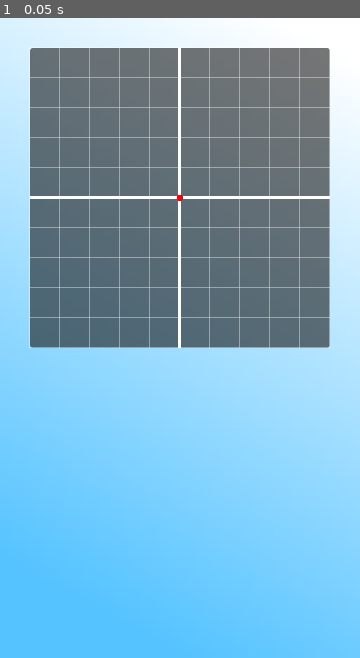
Above: before the commit, frame 1.
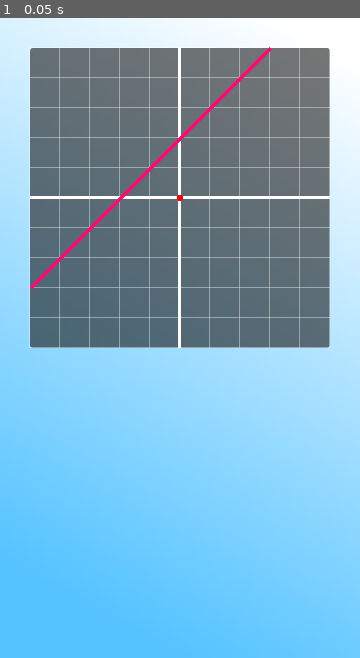
Above: after the commit, the same moment.

Repository: RafaelMVDev/funxy-ahsd-functions-learnings-app
Game: Godot game, scene res://jogo_tanaka.tscn
The game is run twice, just before and just after one commit, with the same random seed, the same clock (stepped at 60 frames per second) and the same inputs. This scene is started directly instead of the project's main scene.
Inputs:
- Up to frame 1 (0.05 s): no input

The runs differ from the first frame. In frame 1, 0.5% of the frame differs, in the area x 8-76%, y 4-43%.

Commit message:
feat(canvas): desenha função afim estendida até os limites do plano cartesiano

Diff:
--- /dev/null
+++ b/fun-xy/funcao_matematica.gd
@@ -0,0 +1,4 @@
+extends StaticBody2D
+
+func _ready() -> void:
+	pass
--- a/fun-xy/fundo_plano_cartesiano.gd
+++ b/fun-xy/fundo_plano_cartesiano.gd
@@ -1,9 +1,12 @@
 extends PanelContainer
 
+var ponto_central: Vector2 = Vector2(size/2)
+var tamanho: Vector2 = Vector2(size)
+var origem: Vector2 = Vector2.ZERO
 
 # Called when the node enters the scene tree for the first time.
 func _ready() -> void:
-	$MalhaPlanoCartesiano.inicializar_tamanho(size)
+	print("Tamanho: ", tamanho)
 
 
 # Called every frame. 'delta' is the elapsed time since the previous frame.
--- /dev/null
+++ b/fun-xy/grafico.gd
@@ -0,0 +1,52 @@
+extends Node2D
+
+@onready var linha: Line2D = $Line2D
+@onready var posicao_pai = get_parent().global_position
+
+var comeco_x: float #Posição em pixels do máximo negativo de x
+
+var fim_x: float #Posição em pixels do máximo positivo de x
+
+var limite_y: float #Posição em pixels do máximo nagativo de y
+
+var topo_y: float #Posição em pixels do máximo positivo de y
+
+var ponto_central: Vector2
+
+var unidade: float
+
+var escala_pixel: float
+
+func _ready() -> void:
+	var PlanoCartesiano = get_parent()
+	var Malha = get_node("../MalhaPlanoCartesiano")
+	comeco_x = PlanoCartesiano.origem.x
+	fim_x = comeco_x + PlanoCartesiano.size.x
+	limite_y = PlanoCartesiano.origem.y + PlanoCartesiano.size.y
+	topo_y = PlanoCartesiano.origem.y
+	ponto_central = PlanoCartesiano.ponto_central
+	escala_pixel = PlanoCartesiano.size.x / (Malha.alcance_x.y - Malha.alcance_x.x)
+	desenhar_função()
+	print(comeco_x)
+	print(fim_x)
+	print(limite_y)
+	print(topo_y)
+	print(ponto_central)
+	print(ponto_central)
+	print(escala_pixel)
+
+func calcular_funcao(valor_x): #Depois precisa do argumento "variável"
+	var fx = - 2*escala_pixel + (ponto_central.y + (ponto_central.x - valor_x))
+	#var fx = ponto_central.y + (ponto_central.x - valor_x)
+	return fx
+
+func desenhar_função():
+	var x = comeco_x
+	var y = 0
+
+	while(x<fim_x):
+		y = calcular_funcao(x)
+		x += 1
+		if (y>limite_y) or (y<topo_y):
+			continue
+		$Line2D.add_point(Vector2(x, y))
--- a/fun-xy/jogo_tanaka.tscn
+++ b/fun-xy/jogo_tanaka.tscn
@@ -2,6 +2,7 @@
 
 [ext_resource type="Script" uid="uid://b217q64j6vrop" path="res://fundo_plano_cartesiano.gd" id="1_gpm53"]
 [ext_resource type="Script" uid="uid://cp3qohxsj4sxs" path="res://malha_plano_cartesiano.gd" id="2_bq6yp"]
+[ext_resource type="Script" uid="uid://cm5n25siilx6t" path="res://grafico.gd" id="3_bq6yp"]
 
 [sub_resource type="Gradient" id="Gradient_g5kuq"]
 colors = PackedColorArray(0.33333334, 0.7647059, 1, 1, 1, 1, 1, 1)
@@ -18,6 +19,8 @@
 anchor_bottom = 1.0
 grow_horizontal = 2
 grow_vertical = 2
+size_flags_horizontal = 4
+size_flags_vertical = 0
 
 [node name="FundoAzul" type="TextureRect" parent="." unique_id=218444167]
 layout_mode = 1
@@ -32,13 +35,32 @@
 [node name="FundoPlanoCartesiano" type="PanelContainer" parent="." unique_id=1759844400]
 custom_minimum_size = Vector2(300, 300)
 custom_maximum_size = Vector2(300, 300)
-layout_mode = 0
-offset_left = 30.0
-offset_top = 30.0
-offset_right = 330.0
-offset_bottom = 330.0
+layout_mode = 1
+anchors_preset = -1
+anchor_left = 0.083000004
+anchor_top = 0.047000002
+anchor_right = 0.083000004
+anchor_bottom = 0.047000002
+offset_left = 0.11999893
+offset_top = -0.08000183
+offset_right = 300.12
+offset_bottom = 299.91998
 offset_transform_enabled = true
 script = ExtResource("1_gpm53")
 
 [node name="MalhaPlanoCartesiano" type="Node2D" parent="FundoPlanoCartesiano" unique_id=245684022]
 script = ExtResource("2_bq6yp")
+
+[node name="Grafico" type="Node2D" parent="FundoPlanoCartesiano" unique_id=1944659863]
+script = ExtResource("3_bq6yp")
+
+[node name="Line2D" type="Line2D" parent="FundoPlanoCartesiano/Grafico" unique_id=94706968]
+width = 3.0
+default_color = Color(0.9999998, 0.039333317, 0.44989616, 1)
+
+[node name="FuncaoMatematica" type="StaticBody2D" parent="FundoPlanoCartesiano" unique_id=990932833]
+visible = false
+
+[node name="Line2D" type="Line2D" parent="FundoPlanoCartesiano/FuncaoMatematica" unique_id=2061778781]
+
+[node name="CollisionPolygon2D" type="CollisionPolygon2D" parent="FundoPlanoCartesiano/FuncaoMatematica" unique_id=850972078]
--- a/fun-xy/malha_plano_cartesiano.gd
+++ b/fun-xy/malha_plano_cartesiano.gd
@@ -5,23 +5,21 @@
 @export var alcance_x: Vector2 = Vector2(-5, 5)
 @export var alcance_y: Vector2 = Vector2(-5, 5)
 @export var passo_grid: float = 1.0
-@export var tamanho_tela: Vector2
+var tamanho_tela: Vector2
+var ponto_central: Vector2
 
 @export var cor_grade: Color = Color(1.0, 1.0, 1.0, 0.4)
 @export var cor_eixos: Color = Color.WHITE
 
-var ponto_central: Vector2
 # Called when the node enters the scene tree for the first time.
 func _ready() -> void:
+	var pai = get_parent()
+	tamanho_tela = pai.size
+	ponto_central = tamanho_tela/2
 	queue_redraw()
 # Called every frame. 'delta' is the elapsed time since the previous frame.
 func _process(delta: float) -> void:
 	pass
-
-func inicializar_tamanho(tamanho_fundo_plano_cateriano: Vector2):
-	tamanho_tela = tamanho_fundo_plano_cateriano
-	ponto_central = tamanho_fundo_plano_cateriano/2.0
-	print("O ponto central é: ", ponto_central)
 
 func math_para_tela(ponto_math: Vector2) -> Vector2:
 	var escala_x = tamanho_tela.x / (alcance_x.y - alcance_x.x)
Not shown, added: fun-xy/funcao_matematica.gd.uid
Not shown, added: fun-xy/grafico.gd.uid
